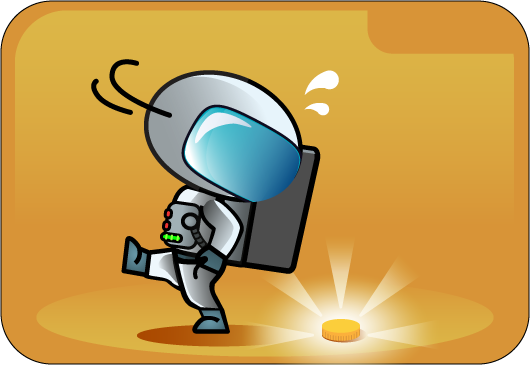
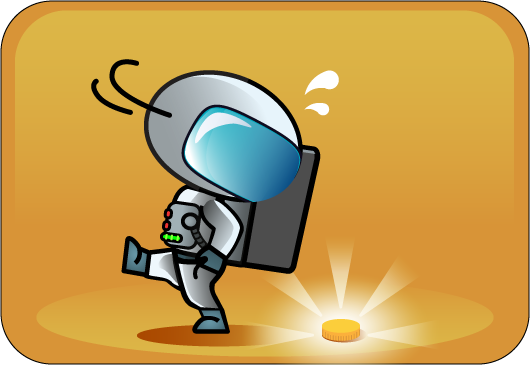
Two versions of the same layered image (530×365). Layer-by-layer changes:
renamed "Capa 0" to "Capa 1", painted on it over [367, 10, 514, 54]
